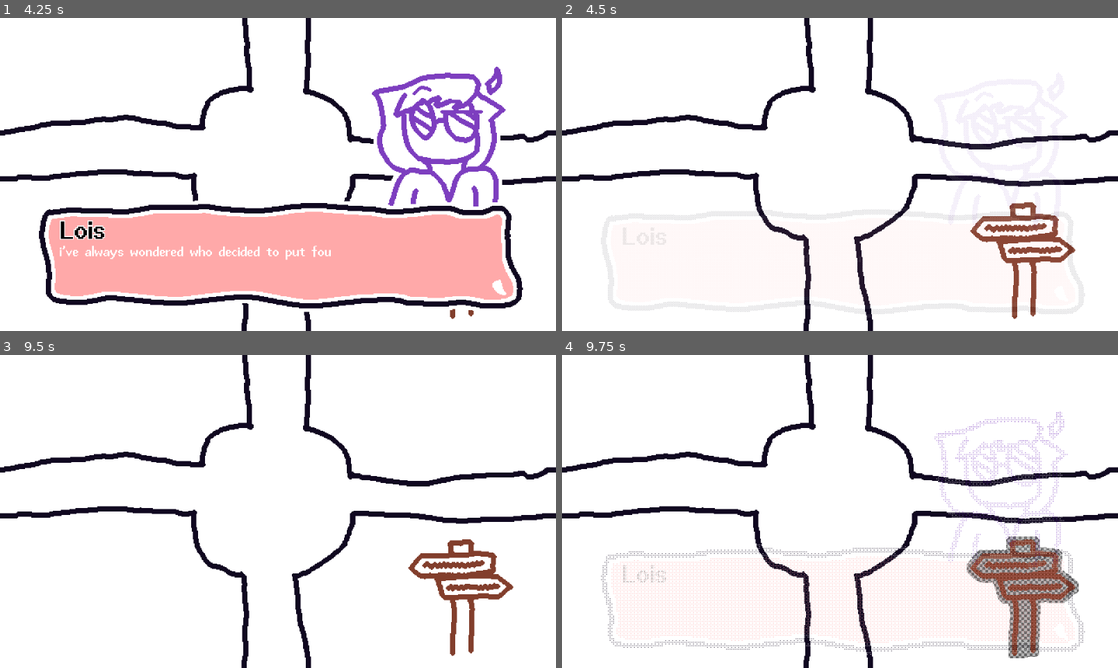
Above: before the commit, frames 1-4 (two rows, left to right).
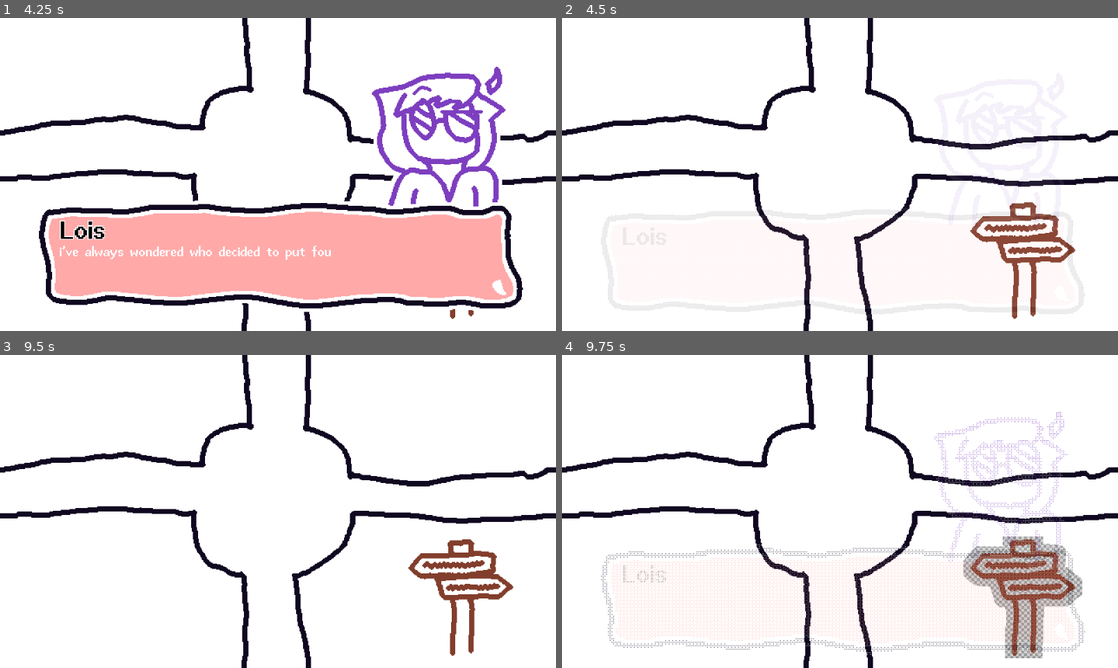
Above: after the commit, the same moments.

Repository: EshanDoes/locate-with-lois
Game: Godot game, scene res://scenes/areas/main.tscn
The game is run twice, just before and just after one commit, with the same random seed, the same clock (stepped at 60 frames per second) and the same inputs. The project has no main scene, so this scene is started directly.
Inputs (mouse positions are in pixels of both pictures, inside the frame that each line leads up to):
- Up to frame 1 (4.25 s): tap Enter at 0.5 s; drag from (461, 262) to (333, 105) at 0.52 s; drag from (166, 190) to (250, 237) at 1.27 s; move the mouse to (333, 105) at 2.02 s; hold Right 2.03-2.75 s; tap Alt at 2.1 s; drag from (250, 237) to (111, 127) at 2.77 s; move the mouse to (444, 221) at 3.52 s; hold Left from 3.53 s (still down); hold Middle mouse button (drag_camera) from 3.53 s (still down)
- Up to frame 2 (4.5 s): release Left at 4.25 s; release Middle mouse button (drag_camera) at 4.25 s; drag from (673, 127) to (756, 96) at 4.27 s
- Up to frame 3 (9.5 s): tap Space at 5, 6.5, 8 s; move the mouse to (305, 511) at 5.02 s; hold Down 5.03-5.75 s; tap Alt at 5.1, 8.1 s; click (305, 511) at 5.17 s; tap Enter at 5.75, 7.25 s; drag from (194, 433) to (166, 527) at 5.77 s; move the mouse to (400, 495) at 6.52 s; hold Up 6.53-7.25 s; hold Middle mouse button (drag_camera) 6.53-7.25 s; drag from (166, 527) to (250, 574) at 7.27 s; move the mouse to (333, 442) at 8.02 s; hold Down 8.03-8.75 s; drag from (250, 574) to (111, 464) at 8.77 s
- Up to frame 4 (9.75 s): move the mouse to (1006, 558) at 9.52 s; hold Up from 9.53 s (still down); hold Middle mouse button (drag_camera) from 9.53 s (still down); click (1006, 558) at 9.67 s

Frames 1-3 are identical in both runs. In frame 4, 2.4% of the frame differs, in the area x 72-94%, y 58-97%.
Error in both runs: Invalid access to property or key 'position' on a base object of type 'InputEventKey'. (res://scripts/camera.gd:10)

Commit message:
Changed grid color and logic in interactable hover

Diff:
--- a/shaders/interactablehover.gdshader
+++ b/shaders/interactablehover.gdshader
@@ -1,13 +1,13 @@
 shader_type canvas_item;
 
 uniform float size : hint_range(1.0, 100.0) = 8.0;
-uniform vec4 color1 : source_color = vec4(0.7, 0.7, 0.7, 1.0);
-uniform vec4 color2 : source_color = vec4(0.4, 0.4, 0.4, 1.0);
+uniform vec4 color1 : source_color = vec4(0.8, 0.8, 0.8, 1.0);
+uniform vec4 color2 : source_color = vec4(0.6, 0.6, 0.6, 1.0);
 uniform vec2 scrollSpeed = vec2(5, 5);
 
 void fragment() {
 	vec4 pixelColor = texture(TEXTURE, UV);
-	if(pixelColor == vec4(1, 1, 1, 1)){
+	if(pixelColor.g == 1.0){
 		vec2 pos = floor(FRAGCOORD.xy / size + scrollSpeed * TIME);
 		float pattern_mask = mod(pos.x + mod(pos.y, 2.0), 2.0);
 		COLOR = mix(color1, color2, pattern_mask);
